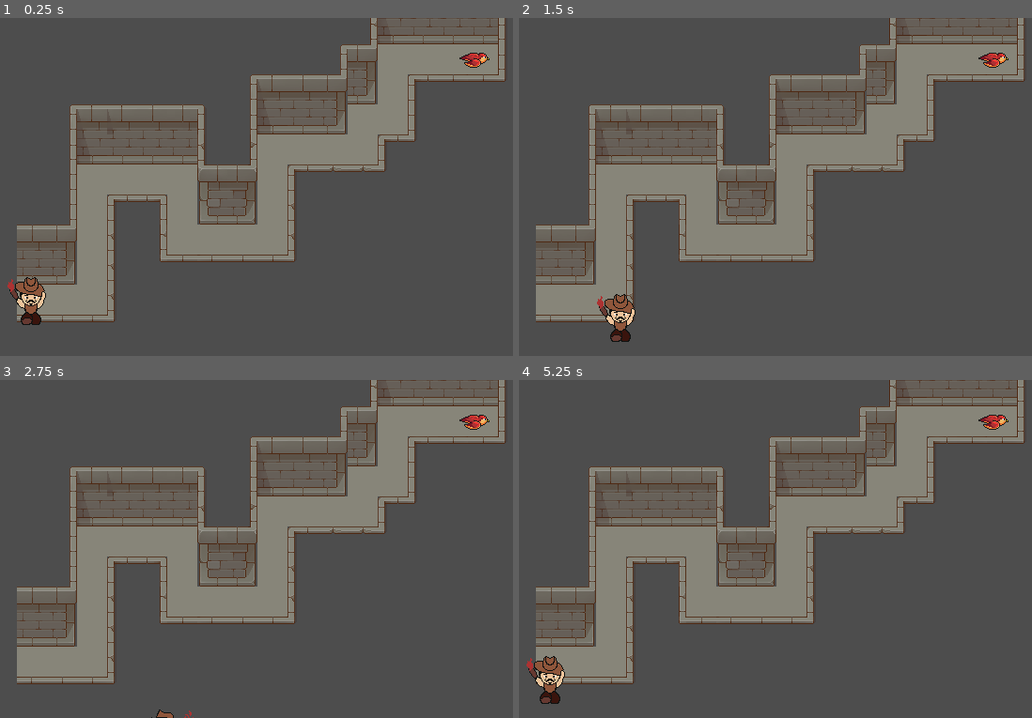
Above: before the commit, frames 1-4 (two rows, left to right).
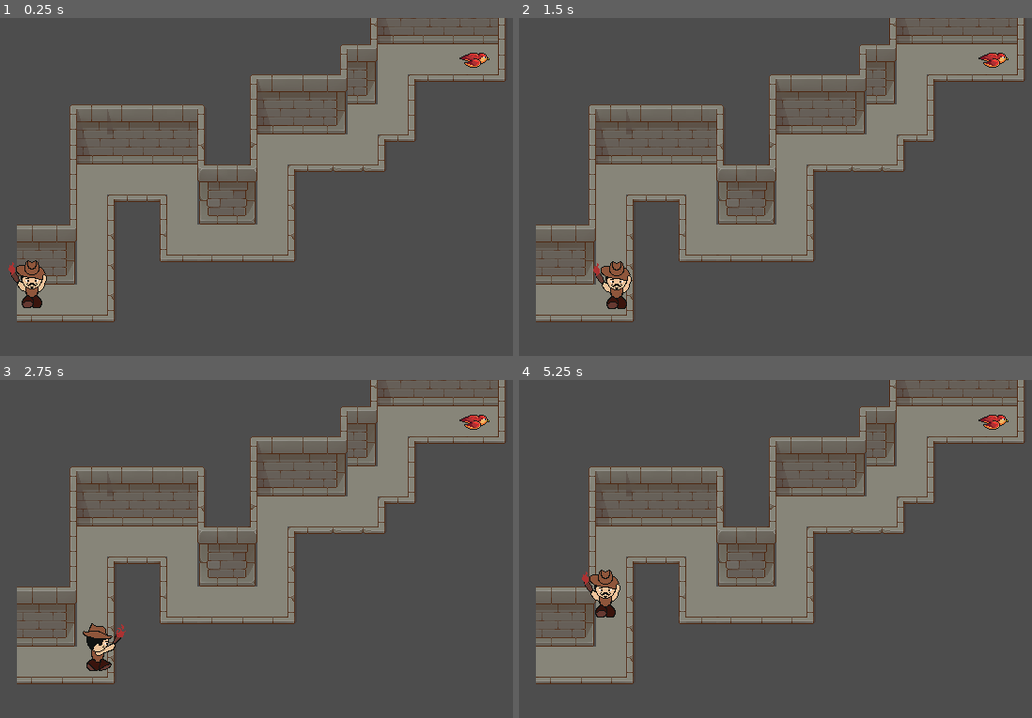
Above: after the commit, the same moments.

Repository: brpuneet898/gdk-gamejam-game
Game: Godot game, scene res://scenes/scene1.tscn
Two runs of this game, one before a commit and one after it. Both use one fixed random seed, a clock stepped at 60 frames per second and the inputs below.
Inputs:
- Up to frame 1 (0.25 s): no input
- Up to frame 2 (1.5 s): tap Enter at 0.5 s; hold Right (right) 0.53-1.28 s; hold Down (down) from 1.28 s (still down)
- Up to frame 3 (2.75 s): release Down (down) at 2.03 s; hold Right (right) from 2.03 s (still down)
- Up to frame 4 (5.25 s): release Right (right) at 2.78 s; hold Up (up) 2.78-3.53 s; hold Left (left) 3.53-5.03 s; hold Down (down) from 5.03 s (still down)

The runs differ from the first frame. In frame 1, 0.9% of the frame differs, in the area x 1-10%, y 71-91%; in frame 2, 1.1%; in frame 3, 0.7%; in frame 4, 1.3%, in the area x 1-20%, y 56-96%.

Commit message:
collision detection for ghost

Diff:
--- a/assets/obstacles/ghost/ghost.tscn
+++ b/assets/obstacles/ghost/ghost.tscn
@@ -3,13 +3,19 @@
 [ext_resource type="Script" uid="uid://cw2v3c8coehto" path="res://scripts/obstacles/ghost/ghost.gd" id="1_nf7wl"]
 [ext_resource type="Texture2D" uid="uid://1d6221joryga" path="res://assets/player/sprite/Sparrow.png" id="2_l23wp"]
 
-[sub_resource type="CircleShape2D" id="CircleShape2D_hg2aw"]
+[sub_resource type="CircleShape2D" id="CircleShape2D_nf7wl"]
+radius = 18.0278
 
 [node name="Ghost" type="CharacterBody2D"]
 script = ExtResource("1_nf7wl")
 
-[node name="CollisionShape2D" type="CollisionShape2D" parent="."]
-shape = SubResource("CircleShape2D_hg2aw")
-
 [node name="Sprite2D" type="Sprite2D" parent="."]
 texture = ExtResource("2_l23wp")
+
+[node name="CollisionDetector" type="Area2D" parent="."]
+collision_layer = 2
+
+[node name="CollisionShape2D" type="CollisionShape2D" parent="CollisionDetector"]
+shape = SubResource("CircleShape2D_nf7wl")
+
+[connection signal="body_entered" from="CollisionDetector" to="." method="_on_collision_detector_body_entered"]
--- a/assets/player/player.tscn
+++ b/assets/player/player.tscn
@@ -94,6 +94,7 @@
 }
 
 [node name="Player" type="CharacterBody2D"]
+collision_mask = 3
 script = ExtResource("1_h6syq")
 
 [node name="CollisionShape2D" type="CollisionShape2D" parent="."]
@@ -101,7 +102,7 @@
 
 [node name="Sprite2D" type="Sprite2D" parent="."]
 texture_filter = 1
-position = Vector2(-1, 1)
+position = Vector2(0, -17)
 texture = ExtResource("2_h6syq")
 hframes = 4
 vframes = 4
--- a/assets/tilemap/wall.tscn
+++ b/assets/tilemap/wall.tscn
@@ -5,149 +5,132 @@
 [sub_resource type="TileSetAtlasSource" id="TileSetAtlasSource_cg05x"]
 texture = ExtResource("1_lai6q")
 texture_region_size = Vector2i(32, 32)
-16:2/0 = 0
-18:2/0 = 0
-21:2/0 = 0
-24:2/0 = 0
-25:2/0 = 0
-26:2/0 = 0
-27:2/0 = 0
-28:2/0 = 0
-29:2/0 = 0
-16:3/0 = 0
-18:3/0 = 0
-21:3/0 = 0
-16:4/0 = 0
-18:4/0 = 0
-21:4/0 = 0
-24:4/0 = 0
-25:4/0 = 0
-26:4/0 = 0
-27:4/0 = 0
-16:5/0 = 0
-18:5/0 = 0
-21:5/0 = 0
-24:5/0 = 0
-27:5/0 = 0
-16:6/0 = 0
-18:6/0 = 0
-21:6/0 = 0
-24:6/0 = 0
-25:6/0 = 0
-26:6/0 = 0
-27:6/0 = 0
-16:7/0 = 0
-18:7/0 = 0
-21:7/0 = 0
-24:7/0 = 0
-25:7/0 = 0
-26:7/0 = 0
-27:7/0 = 0
-16:8/0 = 0
-24:8/0 = 0
-25:8/0 = 0
-26:8/0 = 0
-27:8/0 = 0
-24:9/0 = 0
-25:9/0 = 0
-26:9/0 = 0
-27:9/0 = 0
-2:18/0 = 0
-3:18/0 = 0
-4:18/0 = 0
-5:18/0 = 0
-8:18/0 = 0
-9:18/0 = 0
-10:18/0 = 0
-11:18/0 = 0
-2:19/0 = 0
-3:19/0 = 0
-4:19/0 = 0
-5:19/0 = 0
-8:19/0 = 0
-9:19/0 = 0
-10:19/0 = 0
-11:19/0 = 0
-2:20/0 = 0
-3:20/0 = 0
-4:20/0 = 0
-5:20/0 = 0
-8:20/0 = 0
-9:20/0 = 0
-10:20/0 = 0
-11:20/0 = 0
-2:21/0 = 0
-3:21/0 = 0
-4:21/0 = 0
-5:21/0 = 0
-8:21/0 = 0
-9:21/0 = 0
-10:21/0 = 0
-11:21/0 = 0
 1:1/0 = 0
+1:1/0/physics_layer_0/polygon_0/points = PackedVector2Array(-16, -16, 16, -16, 16, 16, -16, 16)
 2:1/0 = 0
+2:1/0/physics_layer_0/polygon_0/points = PackedVector2Array(-16, -16, 16, -16, 16, 16, -16, 16, -16, 16)
 3:1/0 = 0
+3:1/0/physics_layer_0/polygon_0/points = PackedVector2Array(-16, -16, 16, -16, 16, 16, -16, 16)
 3:2/0 = 0
+3:2/0/physics_layer_0/polygon_0/points = PackedVector2Array(-16, -16, 16, -16, 16, 16, -16, 16)
 3:3/0 = 0
+3:3/0/physics_layer_0/polygon_0/points = PackedVector2Array(-16, -16, 16, -16, 16, 16, -16, 16)
 3:4/0 = 0
+3:4/0/physics_layer_0/polygon_0/points = PackedVector2Array(-16, -16, 16, -16, 16, 16, -16, 16)
 2:4/0 = 0
+2:4/0/physics_layer_0/polygon_0/points = PackedVector2Array(-16, -16, 16, -16, 16, 16, -16, 16)
 2:3/0 = 0
+2:3/0/physics_layer_0/polygon_0/points = PackedVector2Array(-16, -16, 16, -16, 16, 16, -16, 16)
 1:2/0 = 0
+1:2/0/physics_layer_0/polygon_0/points = PackedVector2Array(-16, -16, 16, -16, 16, 16, -16, 16)
 1:3/0 = 0
+1:3/0/physics_layer_0/polygon_0/points = PackedVector2Array(-16, -16, 16, -16, 16, 16, -16, 16)
 1:4/0 = 0
+1:4/0/physics_layer_0/polygon_0/points = PackedVector2Array(-16, -16, 16, -16, 16, 16, -16, 16)
 4:1/0 = 0
+4:1/0/physics_layer_0/polygon_0/points = PackedVector2Array(-16, -16, 16, -16, 16, 16, -16, 16)
 5:1/0 = 0
+5:1/0/physics_layer_0/polygon_0/points = PackedVector2Array(-16, -16, 16, -16, 16, 16, -16, 16)
 6:1/0 = 0
+6:1/0/physics_layer_0/polygon_0/points = PackedVector2Array(-16, -16, 16, -16, 16, 16, -16, 16)
 7:1/0 = 0
+7:1/0/physics_layer_0/polygon_0/points = PackedVector2Array(-16, -16, 16, -16, 16, 16, -16, 16)
 8:1/0 = 0
+8:1/0/physics_layer_0/polygon_0/points = PackedVector2Array(-16, -16, 16, -16, 16, 16, -16, 16)
 8:2/0 = 0
+8:2/0/physics_layer_0/polygon_0/points = PackedVector2Array(-16, -16, 16, -16, 16, 16, -16, 16)
 7:2/0 = 0
+7:2/0/physics_layer_0/polygon_0/points = PackedVector2Array(-16, -16, 16, -16, 16, 16, -16, 16)
 6:2/0 = 0
+6:2/0/physics_layer_0/polygon_0/points = PackedVector2Array(-16, -16, 16, -16, 16, 16, -16, 16)
 5:2/0 = 0
+5:2/0/physics_layer_0/polygon_0/points = PackedVector2Array(-16, -16, 16, -16, 16, 16, -16, 16)
 4:2/0 = 0
+4:2/0/physics_layer_0/polygon_0/points = PackedVector2Array(-16, -16, 16, -16, 16, 16, -16, 16)
 4:3/0 = 0
+4:3/0/physics_layer_0/polygon_0/points = PackedVector2Array(-16, -16, 16, -16, 16, 16, -16, 16)
 4:4/0 = 0
+4:4/0/physics_layer_0/polygon_0/points = PackedVector2Array(-16, -16, 16, -16, 16, 16, -16, 16)
 5:4/0 = 0
+5:4/0/physics_layer_0/polygon_0/points = PackedVector2Array(-16, -16, 16, -16, 16, 16, -16, 16)
 6:4/0 = 0
+6:4/0/physics_layer_0/polygon_0/points = PackedVector2Array(-16, -16, 16, -16, 16, 16, -16, 16)
 7:4/0 = 0
+7:4/0/physics_layer_0/polygon_0/points = PackedVector2Array(-16, -16, 16, -16, 16, 16, -16, 16)
 8:4/0 = 0
+8:4/0/physics_layer_0/polygon_0/points = PackedVector2Array(-16, -16, 16, -16, 16, 16, -16, 16)
 8:3/0 = 0
+8:3/0/physics_layer_0/polygon_0/points = PackedVector2Array(-16, -16, 16, -16, 16, 16, -16, 16)
 9:1/0 = 0
+9:1/0/physics_layer_0/polygon_0/points = PackedVector2Array(-16, -16, 16, -16, 16, 16, -16, 16)
 9:2/0 = 0
+9:2/0/physics_layer_0/polygon_0/points = PackedVector2Array(-16, -16, 16, -16, 16, 16, -16, 16)
 9:3/0 = 0
+9:3/0/physics_layer_0/polygon_0/points = PackedVector2Array(-16, -16, 16, -16, 16, 16, -16, 16)
 10:1/0 = 0
+10:1/0/physics_layer_0/polygon_0/points = PackedVector2Array(-16, -16, 16, -16, 16, 16, -16, 16)
 10:2/0 = 0
+10:2/0/physics_layer_0/polygon_0/points = PackedVector2Array(-16, -16, 16, -16, 16, 16, -16, 16)
 10:3/0 = 0
+10:3/0/physics_layer_0/polygon_0/points = PackedVector2Array(-16, -16, 16, -16, 16, 16, -16, 16)
 12:1/0 = 0
+12:1/0/physics_layer_0/polygon_0/points = PackedVector2Array(-16, -16, 16, -16, 16, 16, -16, 16)
 13:1/0 = 0
+13:1/0/physics_layer_0/polygon_0/points = PackedVector2Array(-16, -16, 16, -16, 16, 16, -16, 16)
 14:1/0 = 0
+14:1/0/physics_layer_0/polygon_0/points = PackedVector2Array(-16, -16, 16, -16, 16, 16, -16, 16)
 13:2/0 = 0
+13:2/0/physics_layer_0/polygon_0/points = PackedVector2Array(-16, -16, 16, -16, 16, 16, -16, 16)
 12:2/0 = 0
+12:2/0/physics_layer_0/polygon_0/points = PackedVector2Array(-16, -16, 16, -16, 16, 16, -16, 16)
 12:3/0 = 0
+12:3/0/physics_layer_0/polygon_0/points = PackedVector2Array(-16, -16, 16, -16, 16, 16, -16, 16)
 12:4/0 = 0
+12:4/0/physics_layer_0/polygon_0/points = PackedVector2Array(-16, -16, 16, -16, 16, 16, -16, 16)
 13:4/0 = 0
+13:4/0/physics_layer_0/polygon_0/points = PackedVector2Array(-16, -16, 16, -16, 16, 16, -16, 16)
 13:3/0 = 0
+13:3/0/physics_layer_0/polygon_0/points = PackedVector2Array(-16, -16, 16, -16, 16, 16, -16, 16)
 1:6/0 = 0
+1:6/0/physics_layer_0/polygon_0/points = PackedVector2Array(-16, -16, 16, -16, 16, 16, -16, 16)
 2:6/0 = 0
+2:6/0/physics_layer_0/polygon_0/points = PackedVector2Array(-16, -16, 16, -16, 16, 16, -16, 16)
 3:6/0 = 0
+3:6/0/physics_layer_0/polygon_0/points = PackedVector2Array(-16, -16, 16, -16, 16, 16, -16, 16)
 4:6/0 = 0
+4:6/0/physics_layer_0/polygon_0/points = PackedVector2Array(-16, -16, 16, -16, 16, 16, -16, 16)
 4:7/0 = 0
+4:7/0/physics_layer_0/polygon_0/points = PackedVector2Array(-16, -16, 16, -16, 16, 16, -16, 16)
 3:7/0 = 0
+3:7/0/physics_layer_0/polygon_0/points = PackedVector2Array(-16, -16, 16, -16, 16, 16, -16, 16)
 2:7/0 = 0
+2:7/0/physics_layer_0/polygon_0/points = PackedVector2Array(-16, -16, 16, -16, 16, 16, -16, 16)
 1:7/0 = 0
+1:7/0/physics_layer_0/polygon_0/points = PackedVector2Array(-16, -16, 16, -16, 16, 16, -16, 16)
 6:7/0 = 0
+6:7/0/physics_layer_0/polygon_0/points = PackedVector2Array(-16, -16, 16, -16, 16, 16, -16, 16)
 6:6/0 = 0
+6:6/0/physics_layer_0/polygon_0/points = PackedVector2Array(-16, -16, 16, -16, 16, 16, -16, 16)
 5:9/0 = 0
+5:9/0/physics_layer_0/polygon_0/points = PackedVector2Array(-16, -16, 16, -16, 16, 16, -16, 16)
 4:9/0 = 0
+4:9/0/physics_layer_0/polygon_0/points = PackedVector2Array(-16, -16, 16, -16, 16, 16, -16, 16)
 4:10/0 = 0
+4:10/0/physics_layer_0/polygon_0/points = PackedVector2Array(-16, -16, 16, -16, 16, 16, -16, 16)
 5:10/0 = 0
+5:10/0/physics_layer_0/polygon_0/points = PackedVector2Array(-16, -16, 16, -16, 16, 16, -16, 16)
 2:9/0 = 0
+2:9/0/physics_layer_0/polygon_0/points = PackedVector2Array(-16, -16, 16, -16, 16, 16, -16, 16)
 1:9/0 = 0
+1:9/0/physics_layer_0/polygon_0/points = PackedVector2Array(-16, -16, 16, -16, 16, 16, -16, 16)
 1:10/0 = 0
+1:10/0/physics_layer_0/polygon_0/points = PackedVector2Array(-16, -16, 16, -16, 16, 16, -16, 16)
 2:10/0 = 0
+2:10/0/physics_layer_0/polygon_0/points = PackedVector2Array(-16, -16, 16, -16, 16, 16, -16, 16)
 
 [sub_resource type="TileSet" id="TileSet_ogaks"]
 tile_size = Vector2i(32, 32)
+physics_layer_0/collision_layer = 1
 sources/0 = SubResource("TileSetAtlasSource_cg05x")
 
 [node name="Wall" type="TileMap"]
--- a/scenes/scene1.tscn
+++ b/scenes/scene1.tscn
@@ -1,5 +1,6 @@
-[gd_scene load_steps=5 format=3 uid="uid://cyh1rojl4hmnv"]
+[gd_scene load_steps=6 format=3 uid="uid://cyh1rojl4hmnv"]
 
+[ext_resource type="Script" uid="uid://42on2jrhxdn0" path="res://scripts/main/event_handler.gd" id="1_cg05x"]
 [ext_resource type="PackedScene" uid="uid://d3q1wiyib8ekv" path="res://assets/player/player.tscn" id="1_t413n"]
 [ext_resource type="PackedScene" uid="uid://b84anh055iret" path="res://assets/obstacles/ghost/ghost.tscn" id="2_td60s"]
 [ext_resource type="PackedScene" uid="uid://b8ca0jwbacu7e" path="res://assets/tilemap/ground.tscn" id="3_007yp"]
@@ -7,6 +8,7 @@
 
 [node name="Playground" type="Node2D"]
 position = Vector2(-1, -4)
+script = ExtResource("1_cg05x")
 
 [node name="Player" parent="." instance=ExtResource("1_t413n")]
 position = Vector2(112, 309)
@@ -16,6 +18,17 @@
 player = NodePath("../Player")
 
 [node name="Ground" parent="." instance=ExtResource("3_007yp")]
-layer_0/tile_data = PackedInt32Array(589827, 65536, 1, 589828, 65536, 1, 589829, 65536, 1, 327687, 65536, 1, 327688, 65536, 1, 393224, 65536, 1, 458760, 65536, 1, 458761, 65536, 1, 458762, 65536, 1, 262155, 65536, 1, 262156, 65536, 1, 262157, 65536, 1, 262158, 65536, 1, 196622, 65536, 1, 196623, 65536, 1, 131087, 65536, 1, 65551, 65536, 1, 65552, 65536, 1, 65553, 65536, 1, 65554, 65536, 1, 458763, 65536, 1, 393227, 65536, 1, 327691, 65536, 1, 327685, 65536, 1, 393221, 65536, 1, 458757, 65536, 1, 524293, 65536, 1, 327686, 65536, 1)
+layer_0/tile_data = PackedInt32Array(589827, 65536, 1, 589828, 65536, 1, 589829, 65536, 1, 327686, 65536, 1, 327687, 65536, 1, 327688, 65536, 1, 393224, 65536, 1, 458760, 65536, 1, 458761, 65536, 1, 458762, 65536, 1, 262155, 65536, 1, 262156, 65536, 1, 262157, 65536, 1, 262158, 65536, 1, 196622, 65536, 1, 196623, 65536, 1, 131087, 65536, 1, 65551, 65536, 1, 65552, 65536, 1, 65553, 65536, 1, 65554, 65536, 1, 327685, 65536, 1, 393221, 65536, 1, 458757, 65536, 1, 458763, 65536, 1, 327691, 65536, 1, 393227, 65536, 1, 524293, 65536, 1)
 
 [node name="Wall" parent="." instance=ExtResource("4_dc6gq")]
+
+[node name="CanvasLayer" type="CanvasLayer" parent="."]
+
+[node name="GameOverScreen" type="Control" parent="CanvasLayer"]
+visible = false
+layout_mode = 3
+anchors_preset = 0
+offset_left = 58.0
+offset_top = 42.0
+offset_right = 222.0
+offset_bottom = 121.0
--- /dev/null
+++ b/scripts/main/event_handler.gd
@@ -0,0 +1,8 @@
+extends Node
+
+@onready var game_over_screen = get_tree().root.get_node("Playground/CanvasLayer/GameOverScreen")
+
+func show_game_over():
+	print("Game Over Triggered")
+	print(game_over_screen)
+	game_over_screen.visible = true
--- a/scripts/obstacles/ghost/ghost.gd
+++ b/scripts/obstacles/ghost/ghost.gd
@@ -6,15 +6,12 @@
 
 @export var activation_distance := 300.0
 @export var chase_distance := 100.0
-@export var player: CharacterBody2D  # Assign this in the editor
+@export var player: CharacterBody2D
 
 var move_direction := Vector2.ZERO
 var move_timer := 0.0
 
-# The move_range and origin_position variables are removed as they are no longer needed.
-
 func _ready():
-	# Start by picking an initial direction.
 	pick_random_direction()
 
 func _physics_process(delta):
@@ -25,40 +22,24 @@
 
 	var distance_to_player = global_position.distance_to(player.global_position)
 
-	# State machine, checks from most urgent (chase) to least urgent (idle).
 	if distance_to_player <= chase_distance:
-		# --- CHASE STATE ---
-		# Ghost is close, so it moves directly towards the player at high speed.
 		move_direction = global_position.direction_to(player.global_position)
 		velocity = move_direction * chase_speed
 
 	elif distance_to_player <= activation_distance:
-		# --- WANDER STATE ---
-		# Ghost is in range, but not too close. It moves randomly.
 		move_timer -= delta
-
-		# Pick a new direction if the timer runs out OR if we just stopped chasing.
-		# The check 'velocity.length() > speed' correctly detects the switch from
-		# high-speed chasing to slower wandering.
 		if move_timer <= 0 or velocity.length() > speed:
 			pick_random_direction()
 
 		velocity = move_direction * speed
-
-		# Check screen boundaries to prevent the ghost from leaving.
 		var next_position = global_position + velocity * delta
 		if not get_viewport_rect().has_point(next_position):
 			pick_random_direction()
-			# Immediately apply new direction to avoid getting stuck on the edge
 			velocity = move_direction * speed
-
 	else:
-		# --- IDLE STATE ---
-		# Player is too far away. The ghost stops moving.
 		velocity = Vector2.ZERO
 
 	move_and_slide()
-
 
 func pick_random_direction():
 	move_timer = move_interval
@@ -69,3 +50,9 @@
 		Vector2.DOWN
 	]
 	move_direction = directions[randi() % directions.size()]
+
+func _on_collision_detector_body_entered(body):
+	if body is Player:
+		print("Player touched ghost")
+		get_tree().paused = true
+		get_tree().root.get_node("Playground").show_game_over()
--- a/scripts/player/player.gd
+++ b/scripts/player/player.gd
@@ -1,4 +1,3 @@
-
 class_name Player extends CharacterBody2D
 
 var move_speed : float = 100.0
@@ -17,7 +16,6 @@
 func _physics_process( delta ):
 	update_animation()
 	move_and_slide()
-
 
 func update_animation():
 	var current_anim = ""
Not shown, added: scripts/main/event_handler.gd.uid
